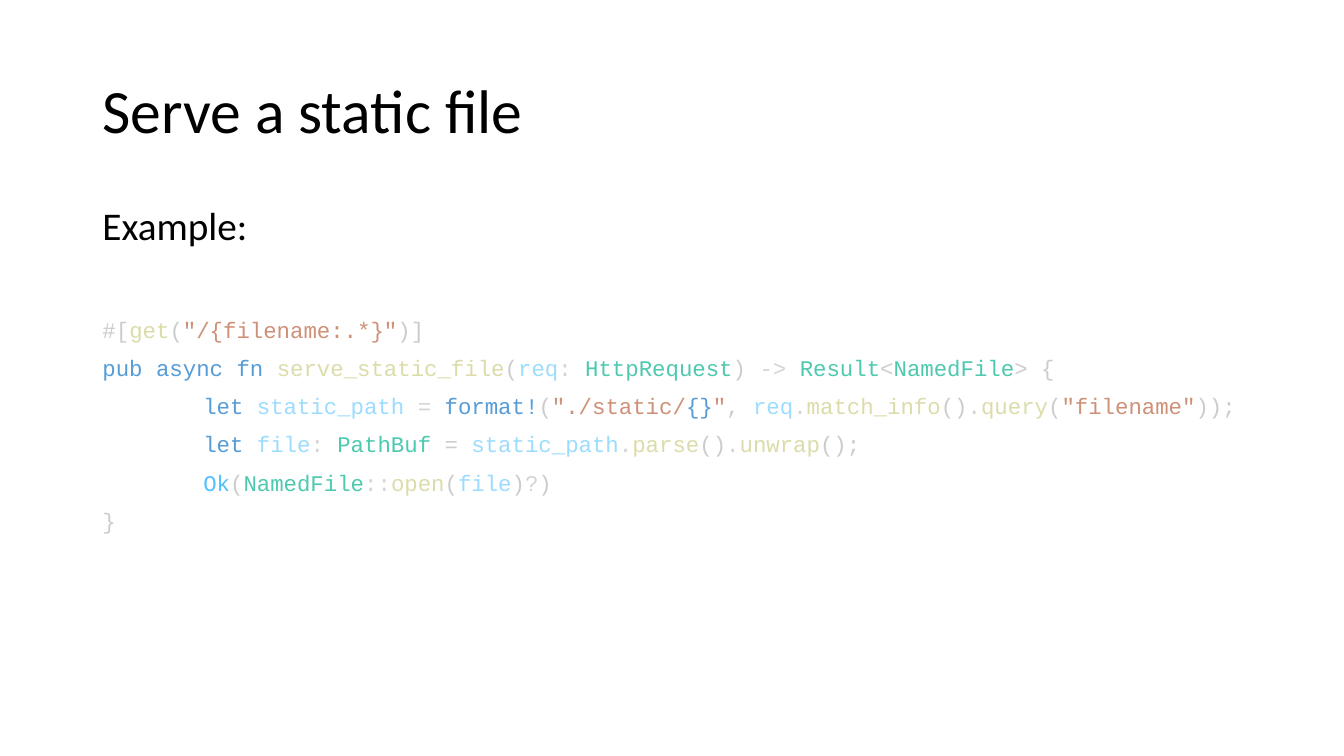
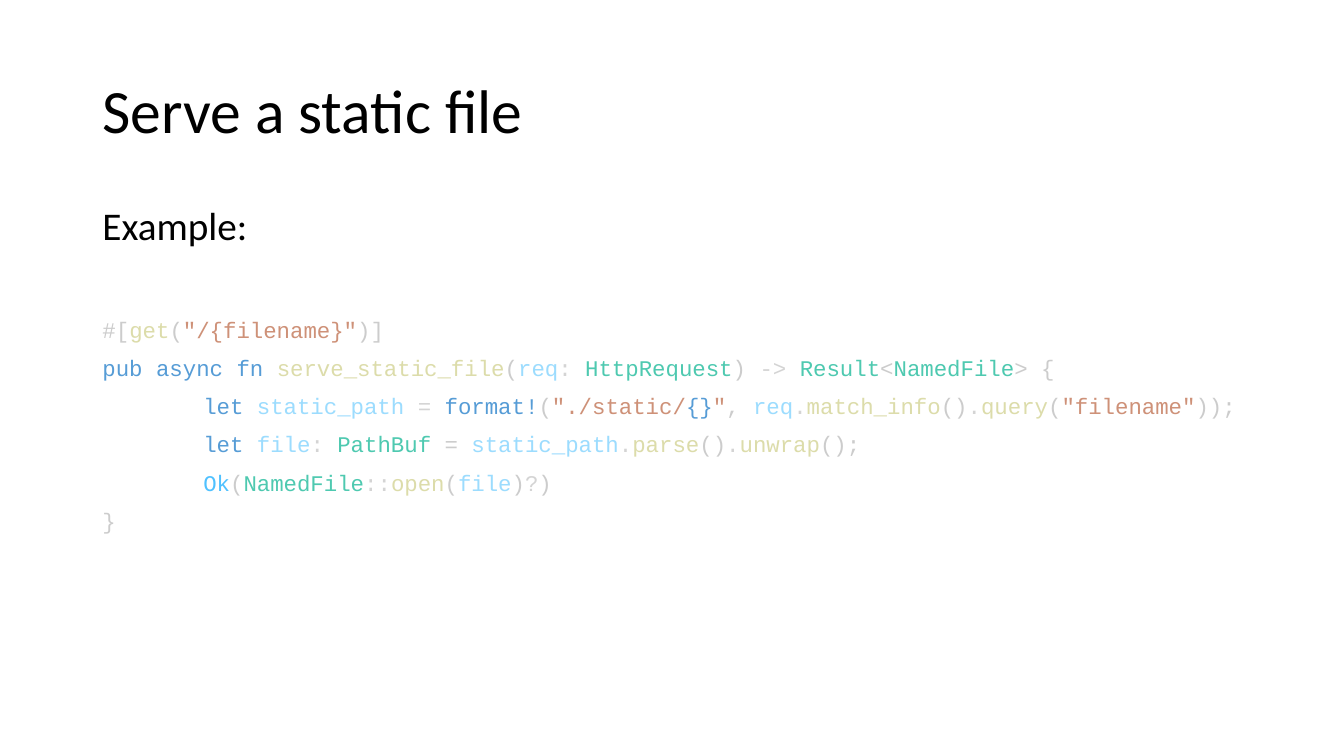
Before and after one commit to floscodes/actix_talk, a slide deck: slide 10 of Pres.pptx (slide 12 before the commit). Drawn at 1344x756 pixels with LibreOffice and Linux fonts; fonts in the diff are those of the drawing. Boxes give left, top, right and bottom in pixels: in the first picture for what was removed or moved away, otherwise in the second. Text is boxed around its words. In the diff, an @@ line names an element or a change of style, - is before the commit and + after.

```diff
--- a/Pres.pptx
+++ b/Pres.pptx
@@ text at bbox=[102, 322, 384, 343]: text changed @@
-#[get("/{filename:.*}")]
+#[get("/{filename}")]
```
Also in this commit, not shown: 2 other slides changed, 2 slides removed, 1 other file.
